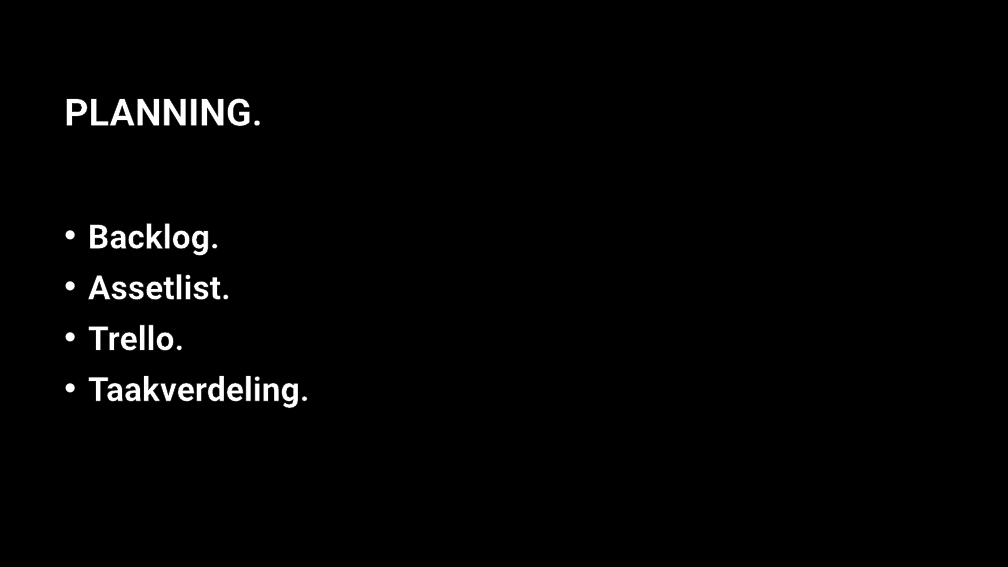
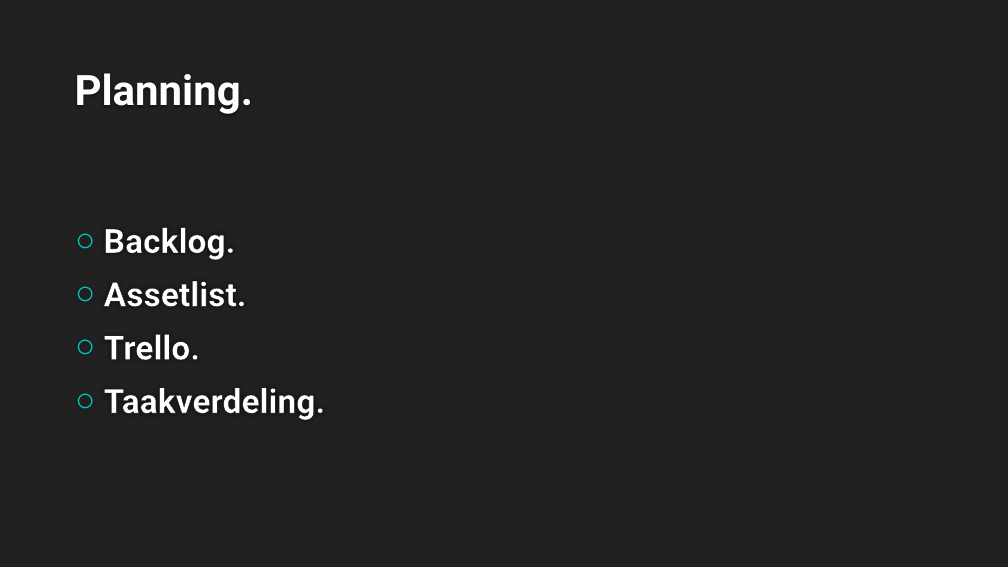
Before and after one commit to DanialVEVO/Gamelab2, a slide deck: slide 6 of Presentatie/Concept Fase.pptx. Drawn at 1008x567 pixels with LibreOffice and Linux fonts; fonts in the diff are those of the drawing; background and template pictures are left out. Boxes give left, top, right and bottom in pixels: in the first picture for what was removed or moved away, otherwise in the second. Text is boxed around its words. In the diff, an @@ line names an element or a change of style, - is before the commit and + after.

```diff
--- a/Presentatie/Concept Fase.pptx
+++ b/Presentatie/Concept Fase.pptx
@@ background picture (left out) to #212121 @@
@@ title "Planning." at [75, 73, 253, 114]: vertical alignment middle to bottom @@
@@ title at [75, 73, 253, 114]: text changed; size 36 to 40 pt; text colour #FFFFFF to #FEFEFE @@
-PLANNING.
+Planning.
@@ text "Backlog.": place and size @@
-text "Backlog." at [88, 223, 310, 408]
+text "Backlog." at [104, 228, 326, 420]
@@ text "Backlog." at [104, 228, 326, 420]: bullet • to ○; more space between paragraphs; bullet colour #FFFFFF to #00C6BB @@
```
Also in this commit, not shown: 8 other slides changed, 1 other file.
